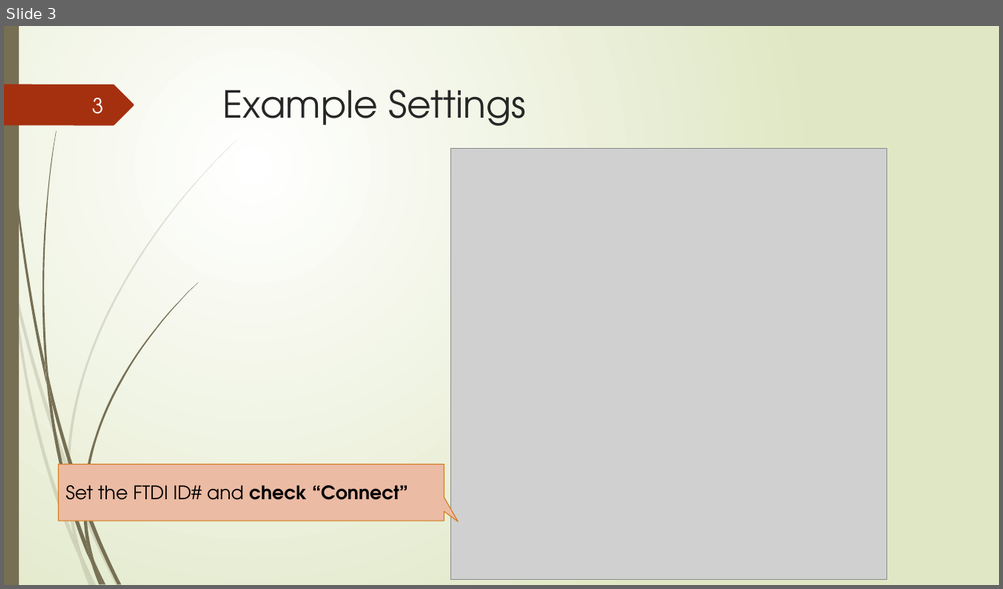
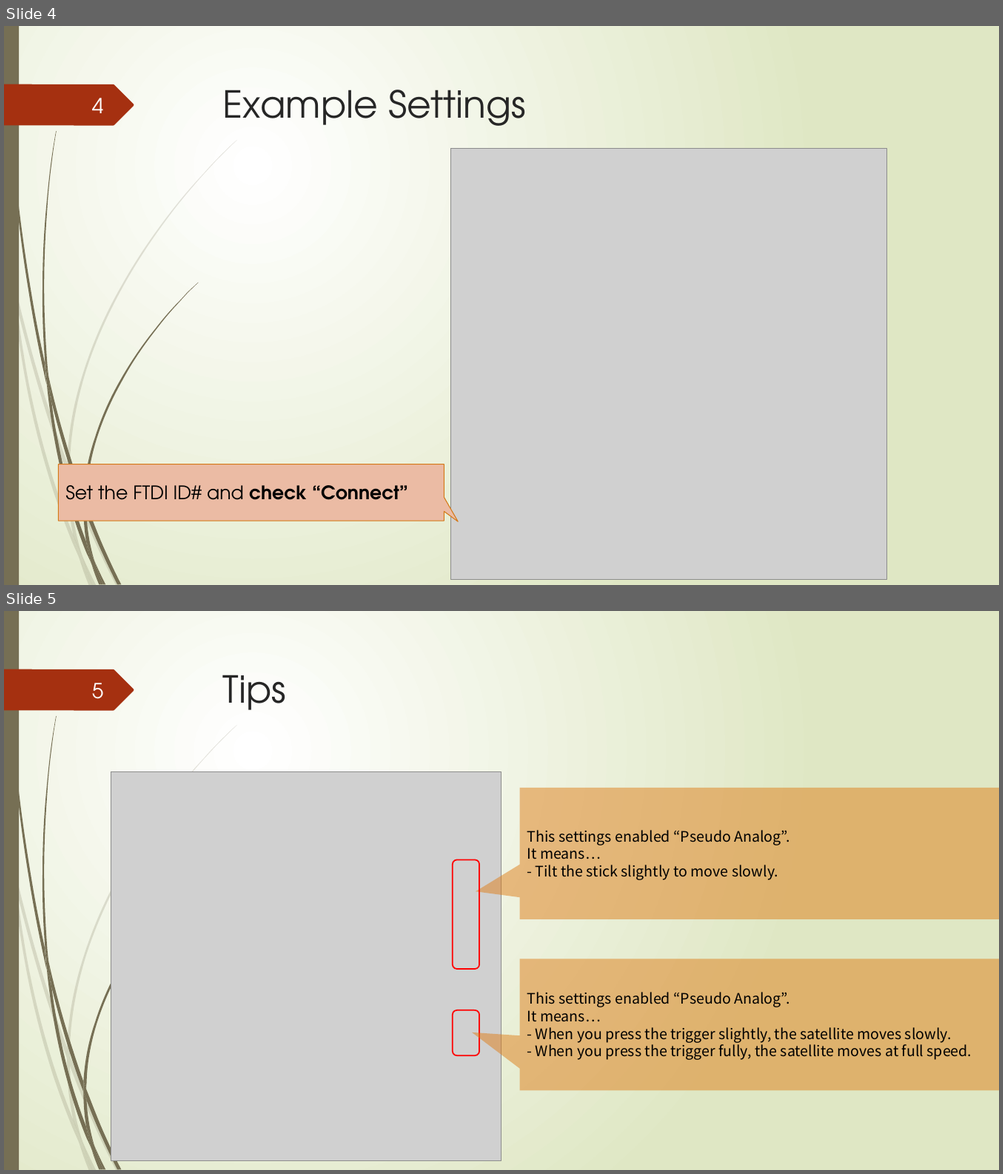
Before and after one commit to 110-kenichi/XBOX2NeoGeo, a slide deck: XBOX2NeoGeo/Manual.pptx. Shown one above the other, each under a label of ours: slide 3 before the commit, slides 4 and 5 after it. The pictures are 1003x589 and 1003x1174 pixels, drawn with LibreOffice and Linux fonts; fonts in the diff are those of the drawing; grey boxes stand for pictures. Boxes give left, top, right and bottom in pixels: in the first picture for what was removed or moved away, otherwise in the second. Text is boxed around its words. In the diff, an @@ line names an element or a change of style, - is before the commit and + after.

```diff
--- a/XBOX2NeoGeo/Manual.pptx
+++ b/XBOX2NeoGeo/Manual.pptx
@@ slide 5 added at (4, 611, 999, 1170), background gradient #FFFFFF to #DFE8C4; not listed: 24 template elements that a slide beside it also shows @@
@@ title added at (223, 675, 286, 710), 36 pt, text #262626 @@
+Tips
@@ page number added at (92, 683, 104, 699), 20 pt, text #FEFFFF @@
+5
@@ picture added at (111, 772, 501, 1162) @@
@@ speech box added at (520, 788, 999, 920), fill #DE7E18 at 50% opacity, 14 pt, text #000000 @@
+This settings enabled “Pseudo Analog”.
+It means…
+- Tilt the stick slightly to move slowly.
@@ rounded rectangle added at (452, 860, 479, 969), outline #FF0000 1.25 pt @@
@@ speech box added at (520, 960, 999, 1091), fill #DE7E18 at 50% opacity, 14 pt, text #000000 @@
+This settings enabled “Pseudo Analog”.
+It means…
+- When you press the trigger slightly, the satellite moves slowly.
+- When you press the trigger fully, the satellite moves at full speed.
@@ rounded rectangle added at (452, 1011, 479, 1056), outline #FF0000 1.25 pt @@
@@ what was slide 3 is now slide 4 @@
@@ page number at (92, 98, 104, 113): text changed @@
-3
+4
```
Also in this commit, not shown: 1 other slide added, 1 other file.
